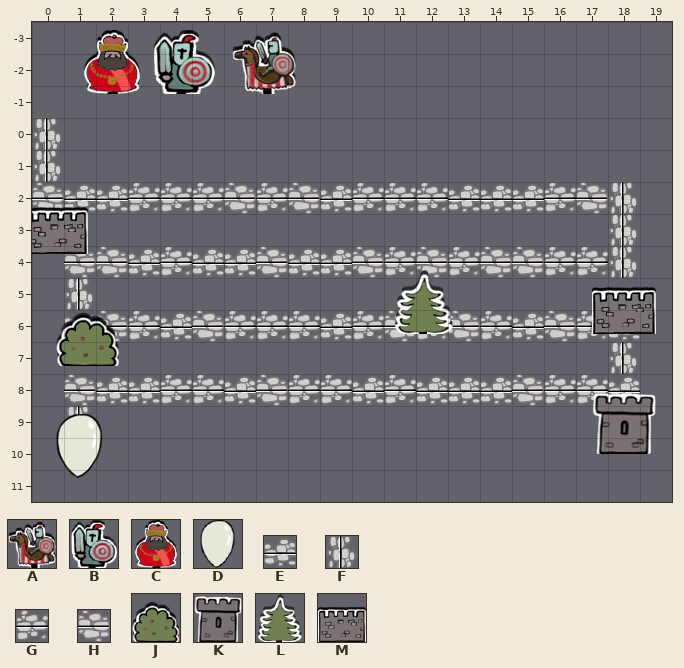
Tiled map -- assets/maps/iphone.tmx. That is the earlier state.
Cells are 32x32 px. Shown: x 0..19, y -3..11. The old version is drawn lined up with the new one.
Key: from "Mobs": A 0 "knightOnHorse", B 1 "knight", C 2 "king"; from "balloons": D 0 "balloon"; from "paths": E 0, F 1, G 2, H 4; from "props": J 2 "shrub", K 3 "tower", L 6 "tree", M 7 "wall".
_ is an empty cell.
Objects are placed by their top-left corner, in cells (3,4 is the top-left corner of cell 3,4); size is 1x1 cell unless given.
Layer "MAP_LAYER_PATH" before, first column x 0:
-3 ____________________
-2 ____________________
-1 ____________________
 0 F___________________
 1 F___________________
 2 HEEGGGHGHEGGGEEEGHF_
 3 __________________F_
 4 _HHEGEEHEEHGHGHHGGF_
 5 _F__________________
 6 _EHGEHGGGEGHGHGEHGE_
 7 __________________F_
 8 _HEEGGEHGGEGEEEHGGE_
 9 _F__________________
10 ____________________
11 ____________________
Objects on layer "mobs" before:
C "MOB_KING" at 1.5,-2.8 size 2x2
B "MOB_KNIGHT" at 3.8,-2.8 size 2x2
A "MOB_HORSE" at 6.2,-2.8 size 2x2
Objects on layer "balloons" before:
D "BALLOON" at 0.5,9.2 size 2x2
Objects on layer "props" before:
M "PROP_WALL" at -0.2,2.2 size 2x2
M "PROP_WALL" at 17.5,4.8 size 2x2
L "PROP_TREE" at 11.2,4.8 size 2x2
J "PROP_SHRUB" at 0.8,5.8 size 2x2
K "PROP_TOWER" at 17.5,8.5 size 2x2
After:
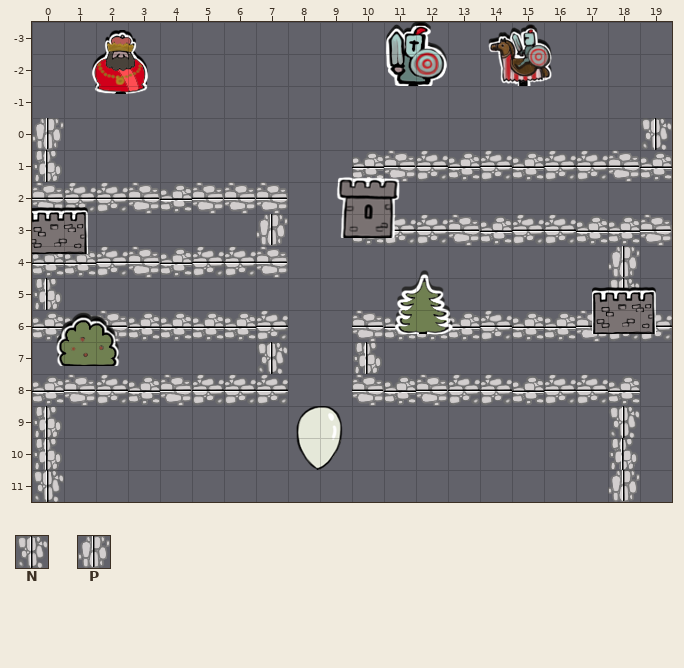
Further tiles: from "paths": N 3, P 5.
The commit says: two paths
The exact change:
Changed rows in their new state; . is an unchanged cell.
map size 20x11 -> 21x12 cells
Layer "MAP_LAYER_PATH":
first column x 0:
 0 P..................N
 1 ..........EHGEGEGGHE
 2 .GGHEH.H__N________.
 3 .......P..EGGHEGGEEH
 4 EEGHEGG.__________P.
 5 F_................N.
 6 E..E.EE.__HEEE..EHGG
 7 .......N..F......._.
 8 E.G.H.GG__HEHGGE....
 9 F_................N.
10 F.................F.
11 N.................P.
Layer "mobs":
added: B "MOB_KNIGHT" at 11,-3 size 2x2
added: A "MOB_HORSE" at 14.2,-3 size 2x2
added: C "MOB_KING" at 1.8,-2.8 size 2x2
removed: C "MOB_KING" at 1.5,-2.8 size 2x2
removed: B "MOB_KNIGHT" at 3.8,-2.8 size 2x2
removed: A "MOB_HORSE" at 6.2,-2.8 size 2x2
Layer "balloons":
changed: D "BALLOON" at 0.5,9.2 size 2x2 -> D "BALLOON" at 8,9 size 2x2
Layer "props":
changed: K "PROP_TOWER" at 17.5,8.5 size 2x2 -> K "PROP_TOWER" at 9.5,1.8 size 2x2
